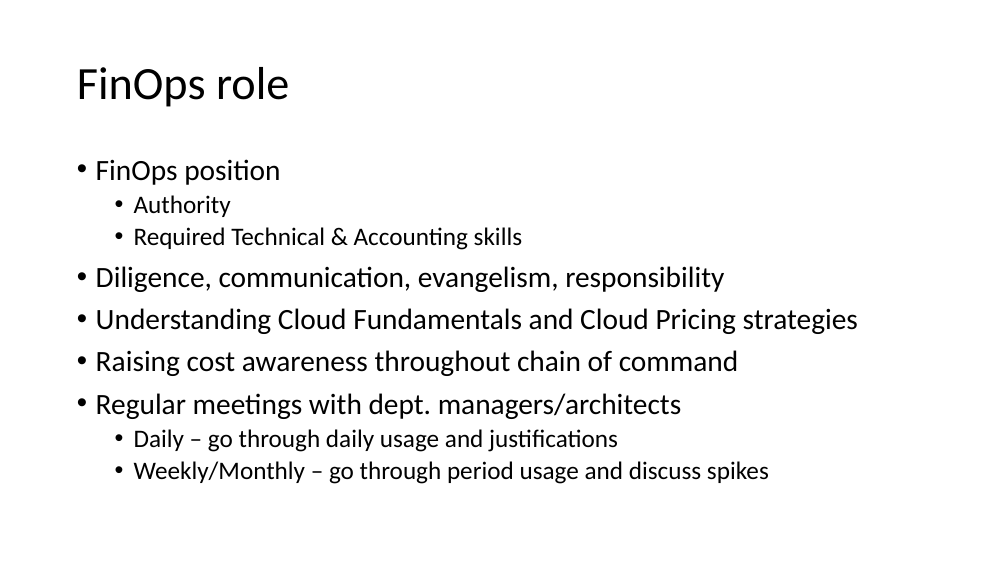
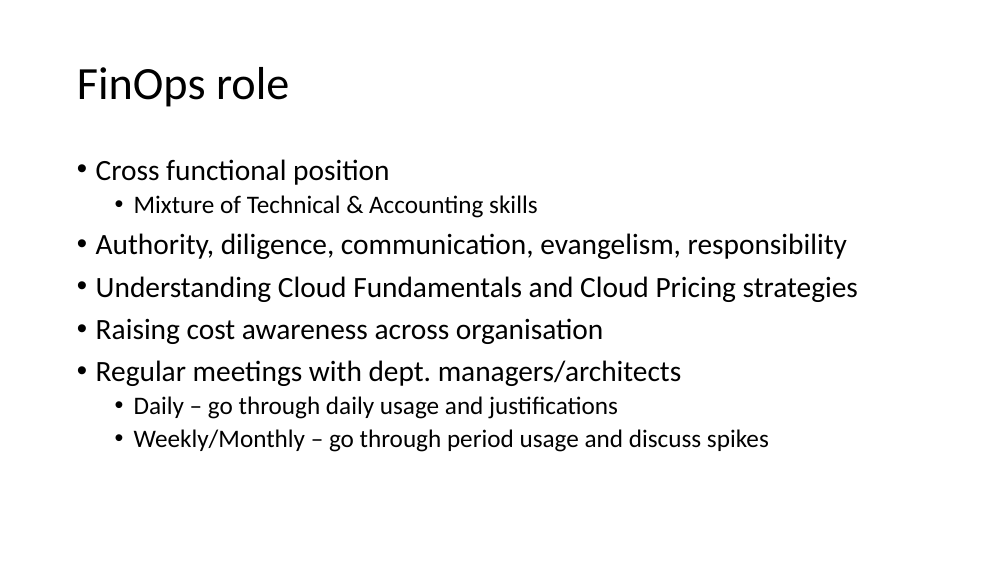
Before and after one commit to peterperov/MSFTCSA, a slide deck: slide 14 of 104-FinOps/Azure FinOps - Introduction.pptx. Drawn at 1008x567 pixels with LibreOffice and Linux fonts; fonts in the diff are those of the drawing. Boxes give left, top, right and bottom in pixels: in the first picture for what was removed or moved away, otherwise in the second. Text is boxed around its words. In the diff, an @@ line names an element or a change of style, - is before the commit and + after.

```diff
--- a/104-FinOps/Azure FinOps - Introduction.pptx
+++ b/104-FinOps/Azure FinOps - Introduction.pptx
@@ text at [96, 159, 847, 259]: text changed @@
-• FinOps position
-  • Authority
-  • Required Technical & Accounting skills
-• Diligence, communication, evangelism, responsibility
+• Cross functional position
+  • Mixture of Technical & Accounting skills
+• Authority, diligence, communication, evangelism, responsibility
@@ text at [96, 318, 603, 344]: text changed @@
-• Raising cost awareness throughout chain of command
+• Raising cost awareness across organisation
```
Also in this commit, not shown: 14 other slides changed, 2 slides added.
